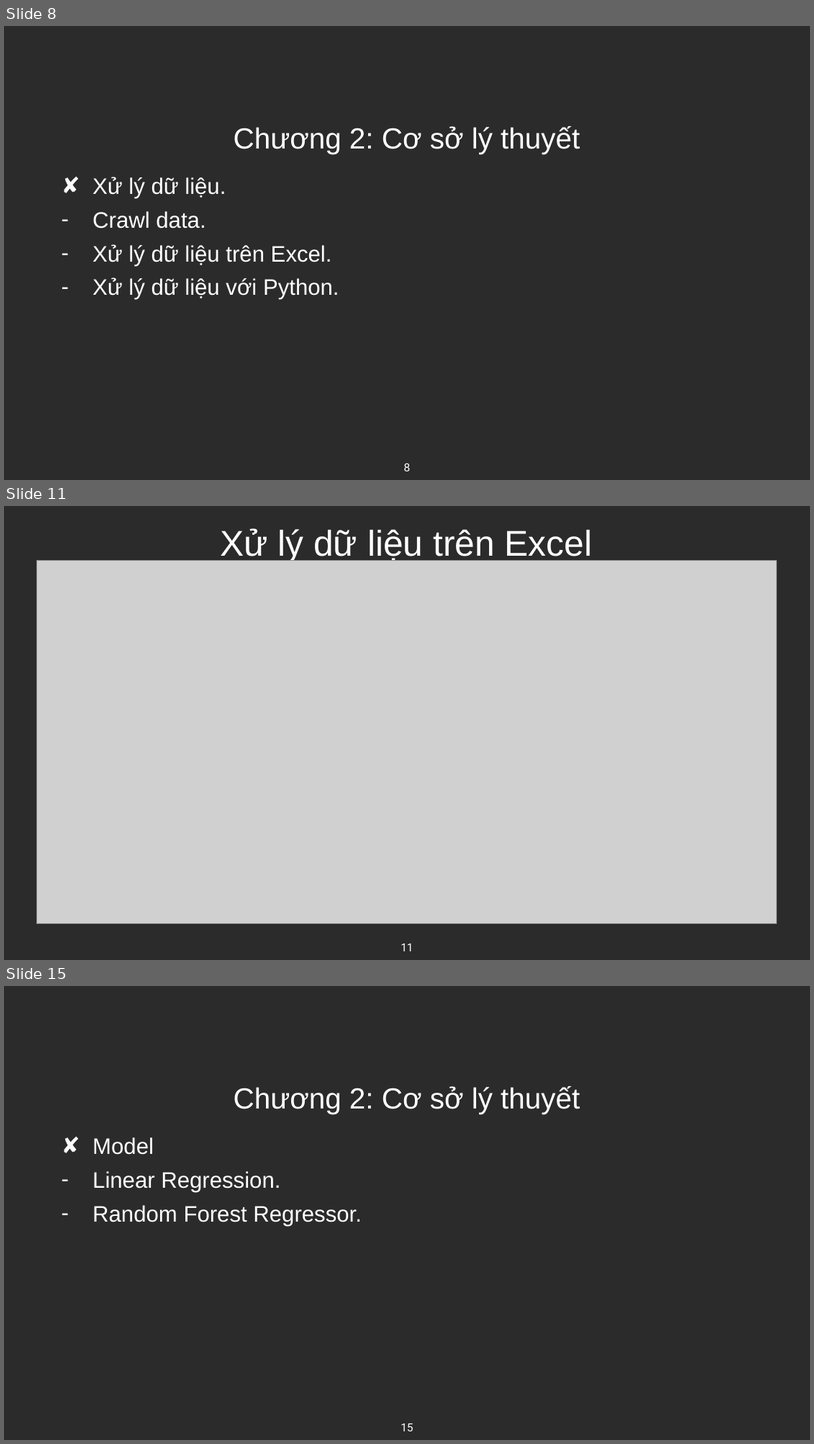
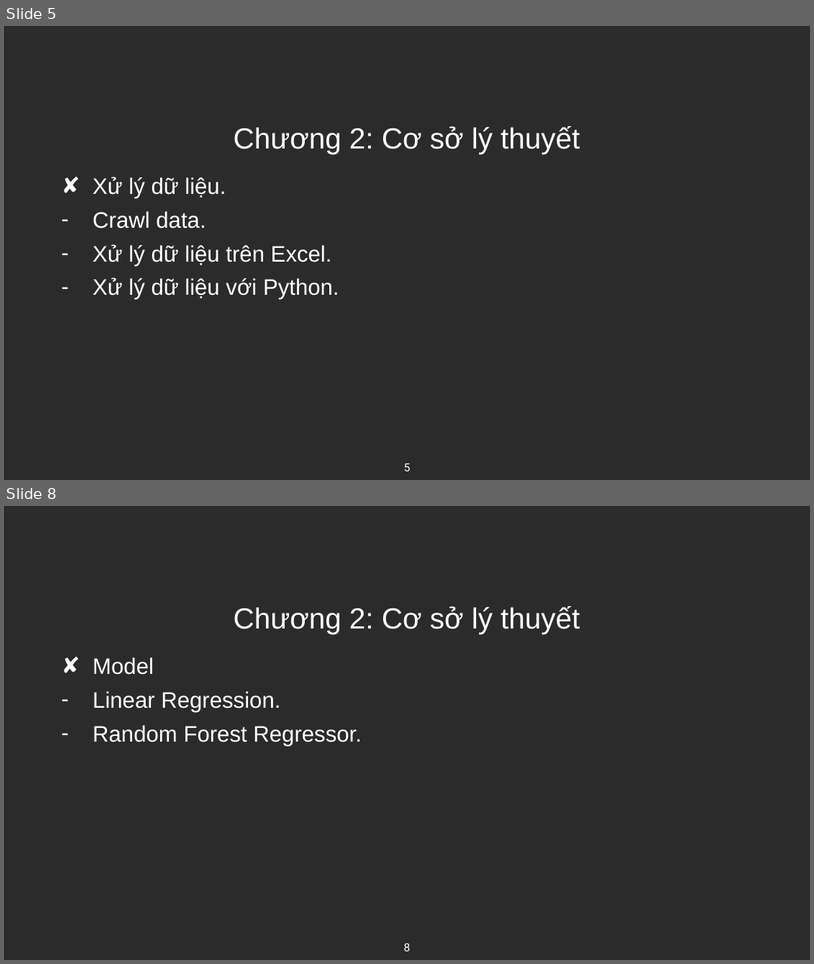
Before and after one commit to duckhhbg/KHDL, a slide deck: KHDL.pptx. Shown one above the other, each under a label of ours: slides 8, 11 and 15 before the commit, slides 5 and 8 after it; the slides between them are not shown. The pictures are 814x1444 and 814x964 pixels, drawn with LibreOffice and Linux fonts; fonts in the diff are those of the drawing; grey boxes stand for pictures; background and template pictures are left out; a plain dark background stands for a picture behind light text. Boxes give left, top, right and bottom in pixels: in the first picture for what was removed or moved away, otherwise in the second. Text is boxed around its words. In the diff, an @@ line names an element or a change of style, - is before the commit and + after.

```diff
--- a/KHDL.pptx
+++ b/KHDL.pptx
@@ slide 11 removed at [4,506,810,960], background picture (left out) @@
@@ title removed at [220,528,593,564] @@
-Xử lý dữ liệu trên Excel
@@ picture removed at [36,560,777,924] @@
@@ page number removed at [401,943,413,951] @@
-11
@@ what was slide 8 is now slide 5 @@
@@ page number at [404,463,411,471]: text changed @@
-8
+5
@@ what was slide 15 is now slide 8 @@
@@ page number at [404,943,411,951]: text changed @@
-15
+8
```
Also in this commit, not shown: 4 slides changed, 1 slide added, 10 other slides removed, 1 other file.
